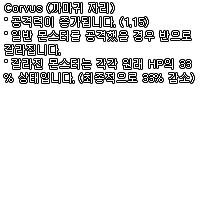
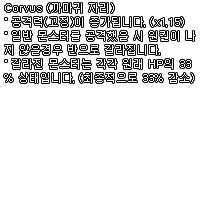
Layered file, before and after one edit (200x200). Changes by layer:
renamed "Corvus (까마귀 자리) ˚ 공격력이 증가됩니다. (1.15) ˚ 일반 몬스터를 공격했을 경우 반으로 갈라집니" to "Corvus (까마귀 자리) ˚ 공격력(고정)이 증가됩니다. (x1.15) ˚ 일반 몬스터를 공격했을 시 원킬이", painted on it over [4, 16, 195, 56]
